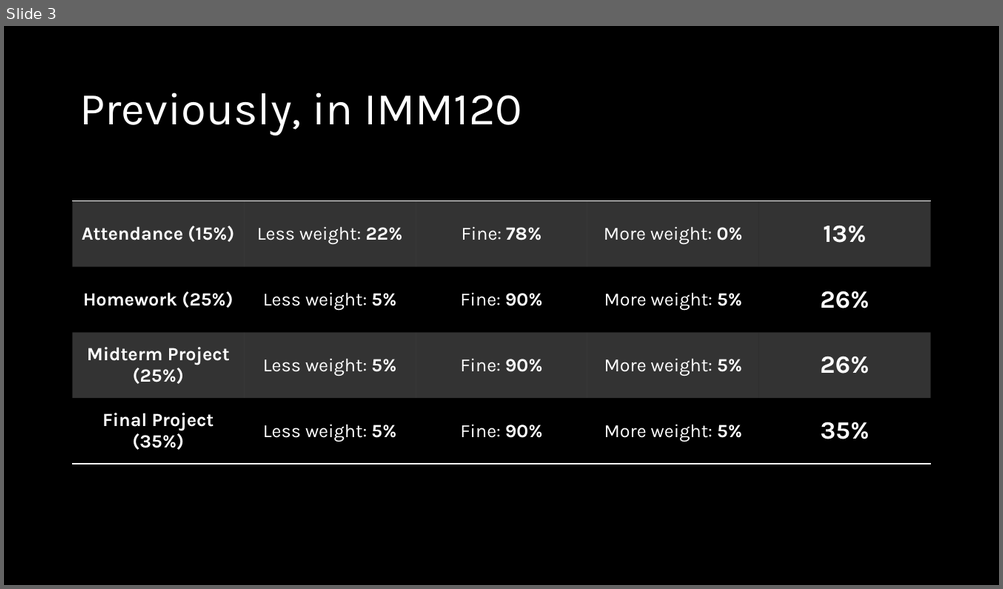
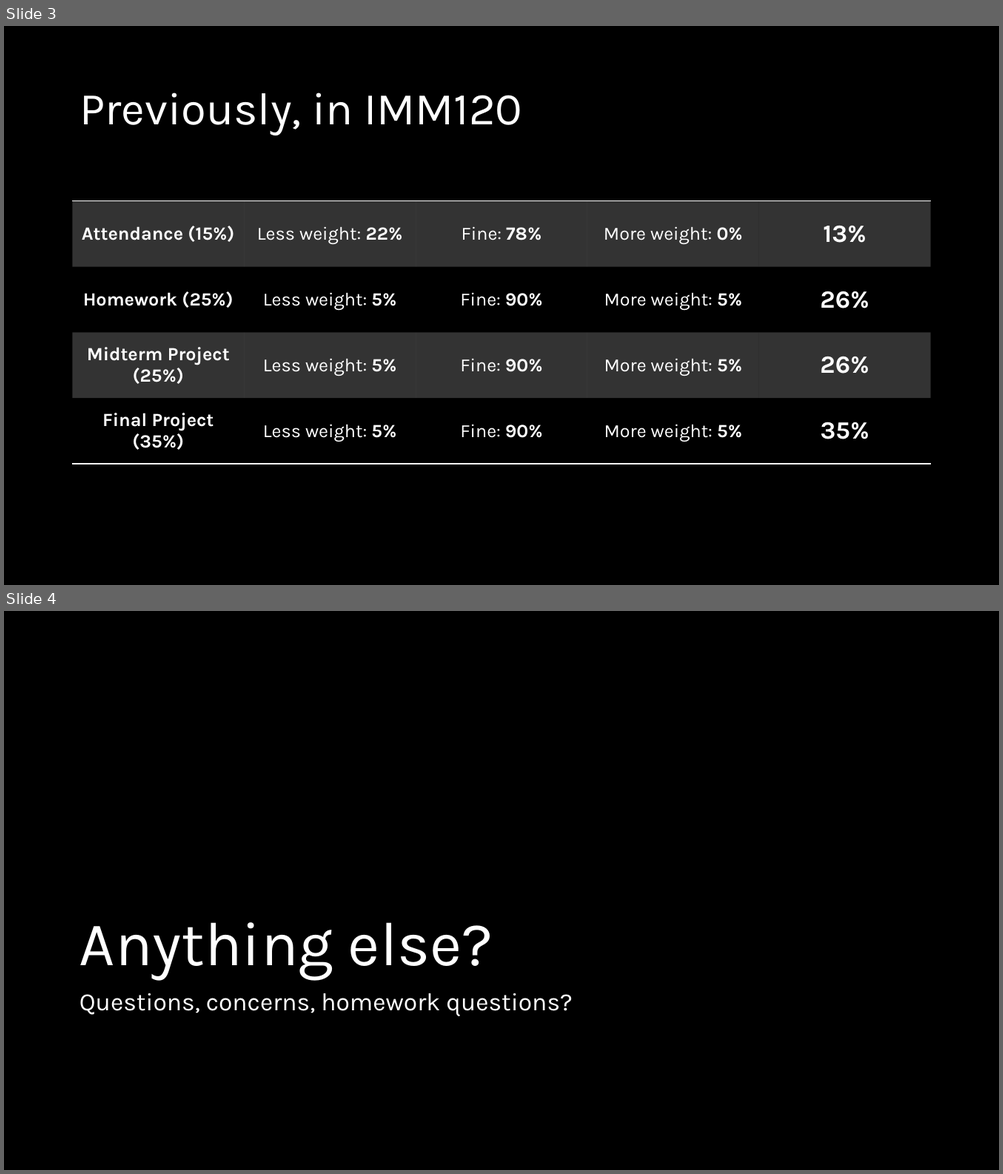
Before and after one commit to crhallberg/IMM120, a slide deck: Presentations/Sept 11 - Class 2.pptx. Shown one above the other, each under a label of ours: slide 3 before the commit, slides 3 and 4 after it. The pictures are 1003x589 and 1003x1174 pixels, drawn with LibreOffice and Linux fonts; fonts in the diff are those of the drawing. Boxes give left, top, right and bottom in pixels: in the first picture for what was removed or moved away, otherwise in the second. Text is boxed around its words. In the diff, an @@ line names an element or a change of style, - is before the commit and + after.

```diff
--- a/Presentations/Sept 11 - Class 2.pptx
+++ b/Presentations/Sept 11 - Class 2.pptx
@@ slide 4 added at [4, 611, 999, 1170], background #000000 @@
@@ title added at [79, 923, 493, 980], 60 pt, text #FFFFFF @@
+Anything else?
@@ text added at [79, 994, 572, 1017], 24 pt, text #FFFFFF @@
+Questions, concerns, homework questions?
```
Also in this commit, not shown: 13 other slides added, 3 other files.
